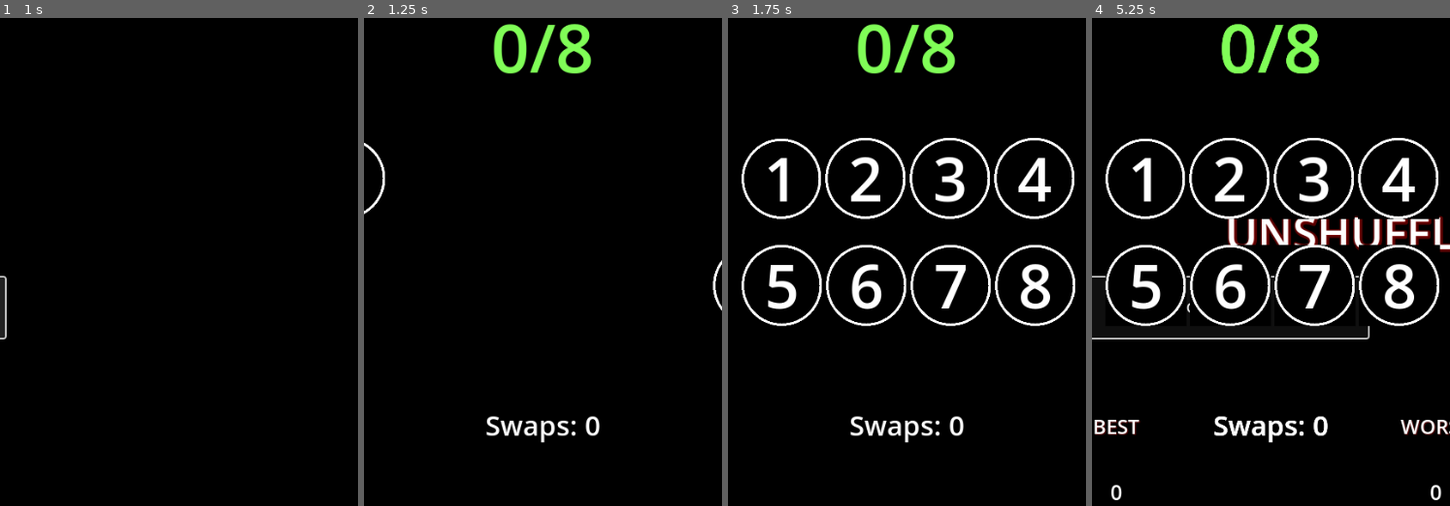
Above: before the commit, frames 1-4 (left to right).
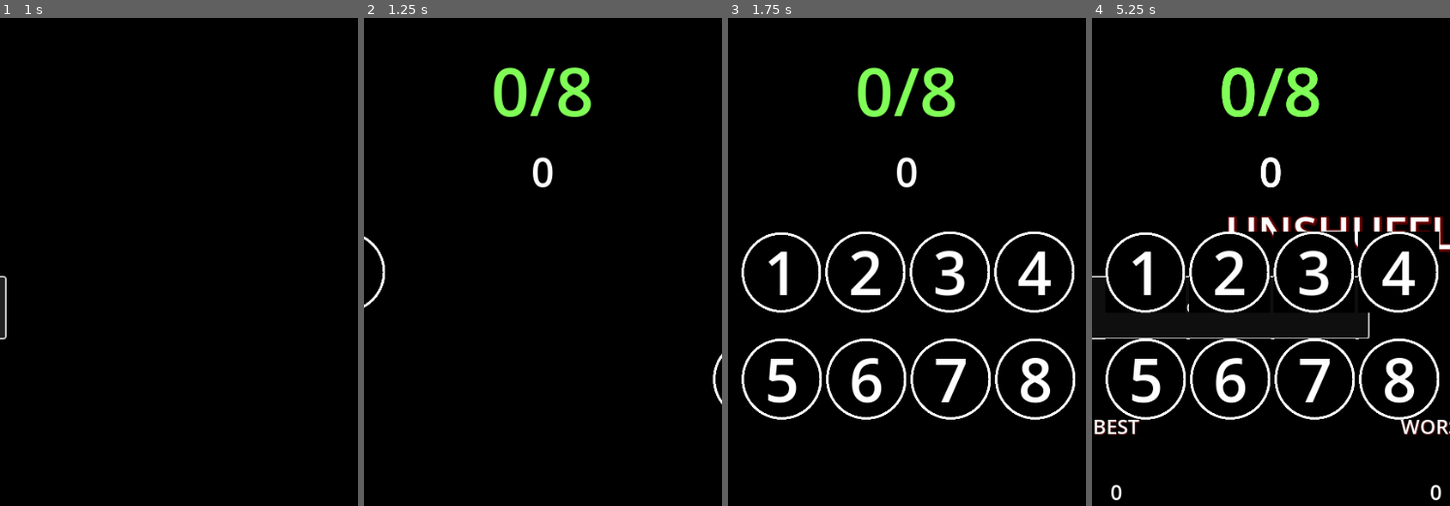
Above: after the commit, the same moments.

Repository: XanderMax/unshuffle
Game: Godot game, scene res://scenes/main.tscn
The game is run twice, just before and just after one commit, with the same random seed, the same clock (stepped at 60 frames per second) and the same inputs.
Inputs (mouse positions are in pixels of both pictures, inside the frame that each line leads up to):
- Up to frame 1 (1 s): click "NEW GAME" at 0.5 s
- Up to frame 2 (1.25 s): no input
- Up to frame 3 (1.75 s): move the mouse to (985, 330) at 1.27 s; click (985, 330) at 1.42 s
- Up to frame 4 (5.25 s): tap Enter at 2, 5 s; move the mouse to (1145, 179) at 2.02 s; click (1145, 179) at 2.17 s; move the mouse to (1228, 179) at 2.77 s; click (1228, 179) at 2.92 s; tap Space at 3.5 s; move the mouse to (1313, 179) at 3.52 s; click (1313, 179) at 3.67 s; move the mouse to (1399, 179) at 4.27 s; click (1399, 179) at 4.42 s; move the mouse to (1145, 286) at 5.02 s; click (1145, 286) at 5.17 s

Frame 1 is identical in both runs. In frame 2, 3.9% of the frame differs, in the area x 0-100%, y 1-88%; in frame 3, 16%; in frame 4, 17%, in the area x 3-98%, y 1-88%.

Commit message:
Reposition items in game screen

Diff:
--- a/godot/scenes/game_screen.gd
+++ b/godot/scenes/game_screen.gd
@@ -34,7 +34,7 @@
 func _increment_swaps_count():
 	self._swaps_count = self._swaps_count + 1
 	print("game_screen::_increment_swaps_count(", self._swaps_count, ")")
-	$SwapsCountLabel.text = "Swaps: %d" % self._swaps_count
+	$SwapsCountLabel.text = str(self._swaps_count)
 
 
 func _update_matches() -> int:
--- a/godot/scenes/game_screen.tscn
+++ b/godot/scenes/game_screen.tscn
@@ -8,7 +8,7 @@
 font_color = Color(0.501961, 0.992157, 0.341176, 1)
 
 [sub_resource type="LabelSettings" id="LabelSettings_dicam"]
-font_size = 33
+font_size = 48
 
 [node name="GameScreen" type="Control"]
 layout_mode = 3
@@ -18,37 +18,48 @@
 grow_horizontal = 2
 grow_vertical = 2
 script = ExtResource("1_cgyfl")
+metadata/_edit_horizontal_guides_ = [296.0, 530.0]
 
 [node name="CenterContainer" type="CenterContainer" parent="."]
-layout_mode = 0
-offset_right = 428.0
-offset_bottom = 152.0
+layout_mode = 1
+anchors_preset = -1
+anchor_top = 0.078
+anchor_right = 0.991
+anchor_bottom = 0.198
+offset_top = 0.771996
+offset_right = 3.85199
+offset_bottom = -0.348007
 
 [node name="MatchCountLabel" type="Label" parent="CenterContainer"]
 custom_minimum_size = Vector2(100, 100)
 layout_mode = 2
-text = "0"
+text = "0/8"
 label_settings = SubResource("LabelSettings_pyxtd")
 horizontal_alignment = 1
 vertical_alignment = 1
 
 [node name="SwapsCountLabel" type="Label" parent="."]
-layout_mode = 0
-offset_top = 472.0
-offset_right = 428.0
-offset_bottom = 584.0
-text = "Swaps: 0"
+layout_mode = 1
+anchors_preset = -1
+anchor_left = 0.019
+anchor_top = 0.207
+anchor_right = 1.0
+anchor_bottom = 0.28
+offset_left = -8.132
+offset_top = 0.317978
+offset_bottom = -0.279999
+text = "0"
 label_settings = SubResource("LabelSettings_dicam")
 horizontal_alignment = 1
 vertical_alignment = 1
 
 [node name="Board" parent="." instance=ExtResource("2_2kk7c")]
 layout_mode = 1
-anchor_left = 0.037
-anchor_top = 0.199
+anchor_left = 0.056
+anchor_top = 0.32
 anchor_right = 0.972
-anchor_bottom = 0.451
-offset_left = 0.164
-offset_top = -0.274017
+anchor_bottom = 0.572
+offset_left = -7.968
+offset_top = -0.320007
 offset_right = -0.0160217
-offset_bottom = 0.373962
+offset_bottom = 0.328003
